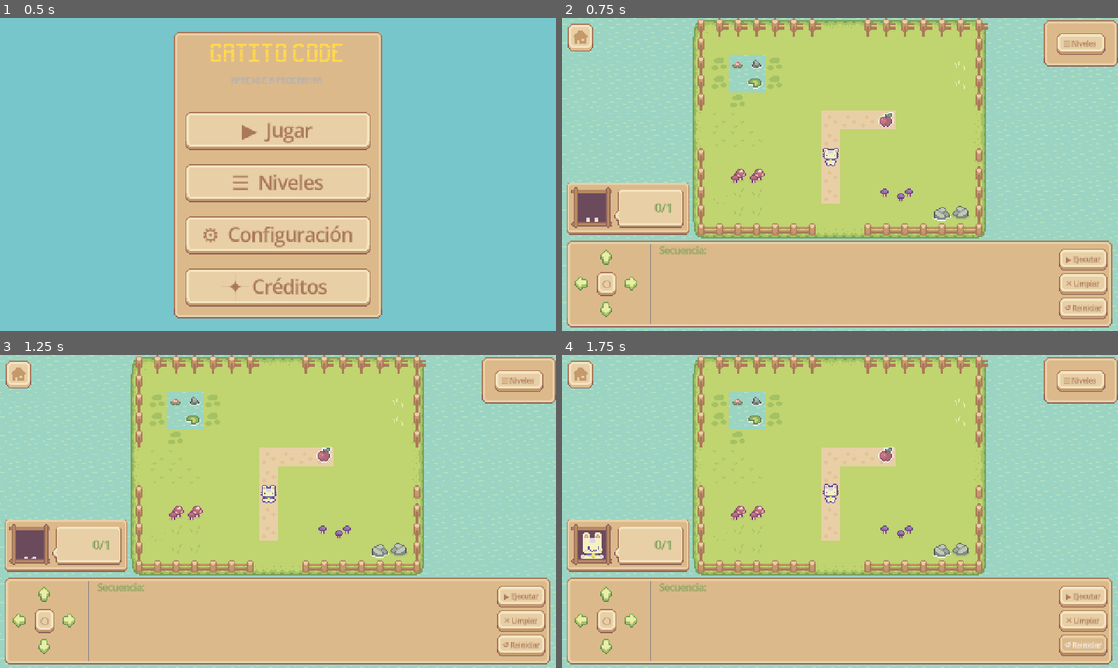
Above: before the commit, frames 1-4 (two rows, left to right).
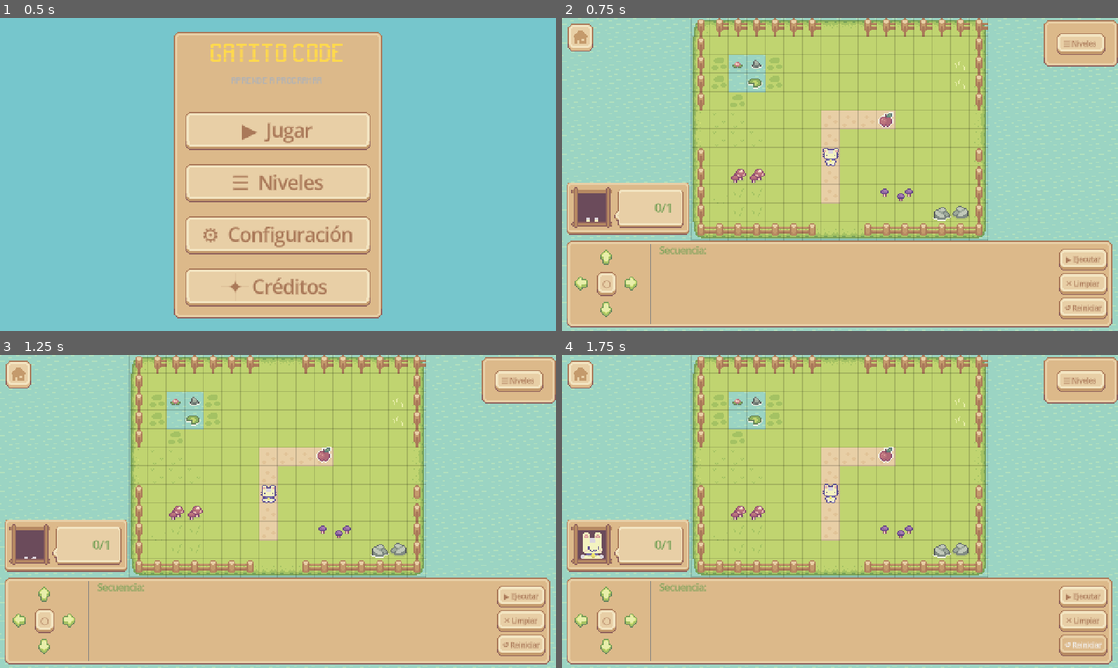
Above: after the commit, the same moments.

Repository: iarabaya/proyecto-integrador-v1
Game: Godot game, scene res://scenes/main_menu/main_menu.tscn
Two runs of this game, one before a commit and one after it. Both use one fixed random seed, a clock stepped at 60 frames per second and the inputs below.
Inputs:
- Up to frame 1 (0.5 s): no input
- Up to frame 2 (0.75 s): click "▶ Jugar" at 0.5 s
- Up to frame 3 (1.25 s): no input
- Up to frame 4 (1.75 s): click "↺ Reiniciar" at 1.25 s

Frame 1 is identical in both runs. In frame 2, 4.7% of the frame differs, in the area x 23-77%, y 0-72%; in frame 3, 4.7%; in frame 4, 4.7%.

Commit message:
feat: add grid tiles for ui experience

Diff:
--- a/scenes/game_level/game_level.gd
+++ b/scenes/game_level/game_level.gd
@@ -57,6 +57,12 @@
 	map_root.add_child(player)
 	player.z_index = 4
 	player.setup(player_model)
+
+	# Grid overlay
+	var grid := TileGrid.new()
+	grid.z_index = 3
+	map_root.add_child(grid)
+	grid.setup(int(level_data["cols"]), int(level_data["rows"]))
 
 	_ui.execute_requested.connect(run_program)
 	_ui.restart_requested.connect(restart_level)
--- /dev/null
+++ b/scripts/tile_grid.gd
@@ -0,0 +1,22 @@
+class_name TileGrid
+extends Node2D
+
+var cols: int = 0
+var rows: int = 0
+var tile_size: int = 16
+var grid_color: Color = Color(0.0, 0.0, 0.0, 0.15)   # black at 15% opacity
+
+func setup(p_cols: int, p_rows: int, p_tile_size: int = 16) -> void:
+	cols = p_cols
+	rows = p_rows
+	tile_size = p_tile_size
+	queue_redraw()
+
+func _draw() -> void:
+	if cols == 0 or rows == 0: return
+	var w: float = cols * tile_size
+	var h: float = rows * tile_size
+	for x in range(cols + 1):
+		draw_line(Vector2(x * tile_size, 0), Vector2(x * tile_size, h), grid_color, 1.0)
+	for y in range(rows + 1):
+		draw_line(Vector2(0, y * tile_size), Vector2(w, y * tile_size), grid_color, 1.0)
Not shown, added: scripts/tile_grid.gd.uid
